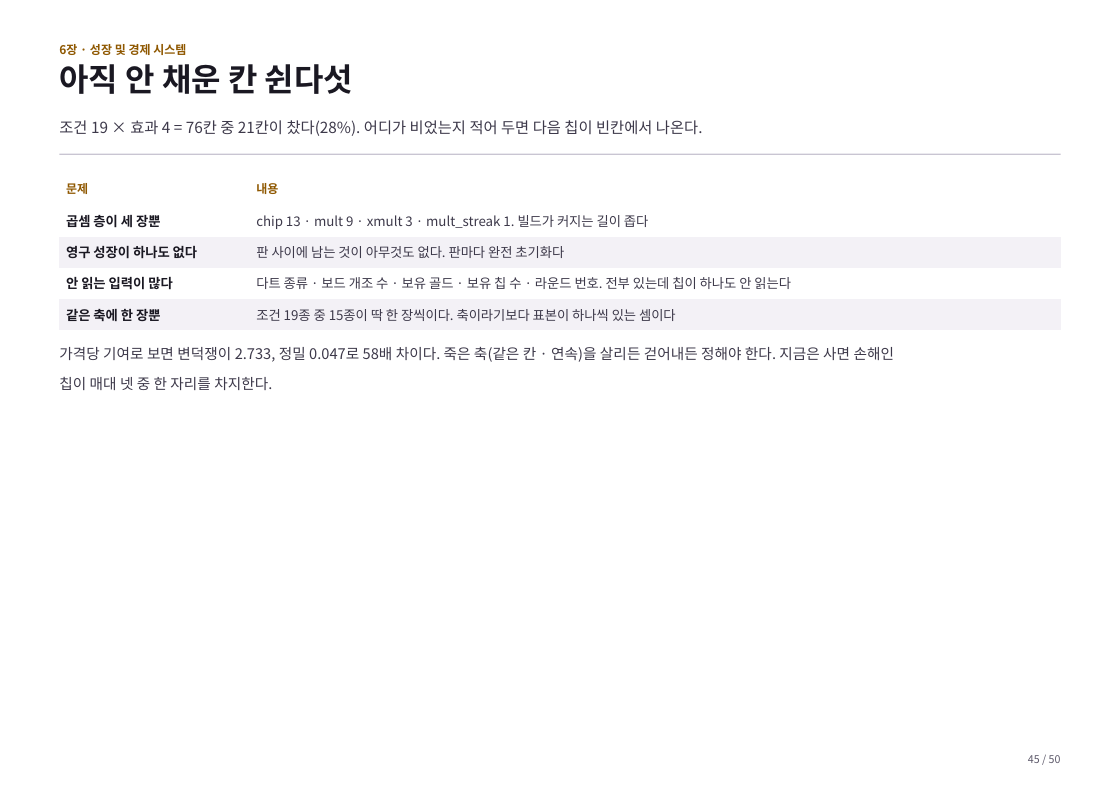
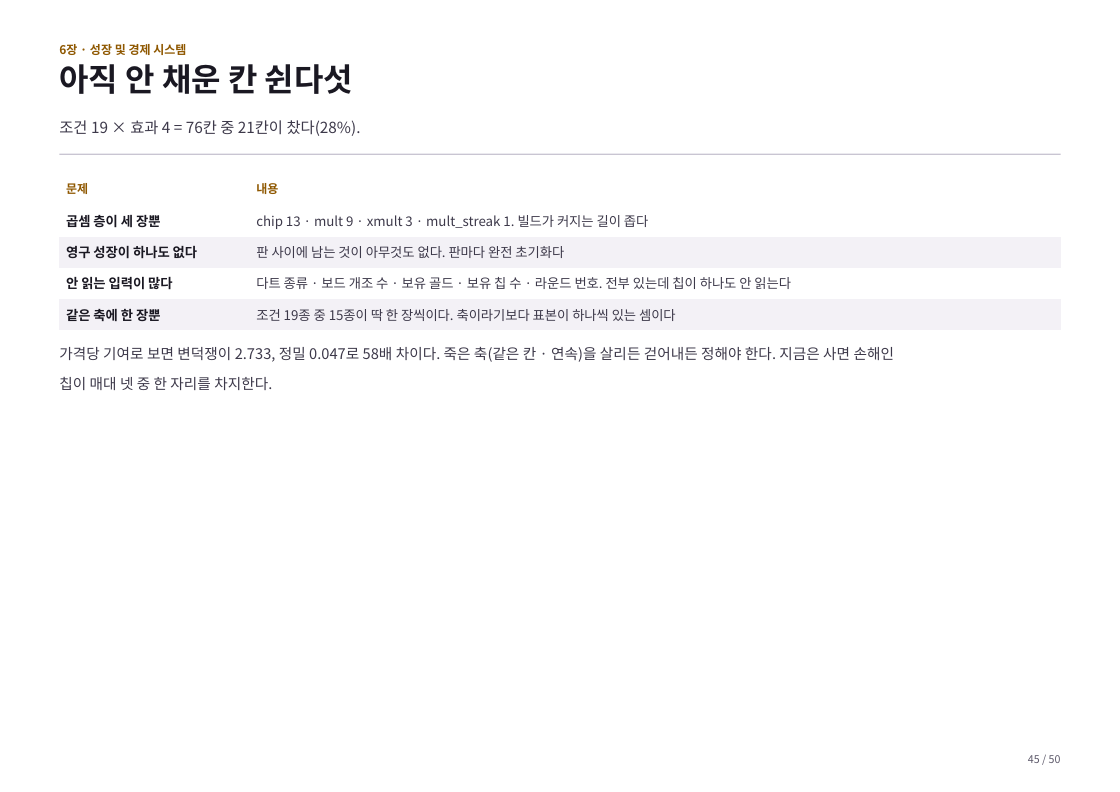
Before and after one commit to GGbong69/test-03, a slide deck: slide 45 of docs/기획서.pptx. Drawn at 1120x792 pixels with LibreOffice and Linux fonts; fonts in the diff are those of the drawing. Boxes give left, top, right and bottom in pixels: in the first picture for what was removed or moved away, otherwise in the second. Text is boxed around its words. In the diff, an @@ line names an element or a change of style, - is before the commit and + after.

```diff
--- a/docs/기획서.pptx
+++ b/docs/기획서.pptx
@@ text at (x1=59, y1=120, x2=361, y2=136): text changed @@
-조건 19 × 효과 4 = 76칸 중 21칸이 찼다(28%). 어디가 비었는지 적어 두면 다음 칩이 빈칸에서 나온다.
+조건 19 × 효과 4 = 76칸 중 21칸이 찼다(28%).
```
Also in this commit, not shown: 12 other slides changed, 2 other files.
